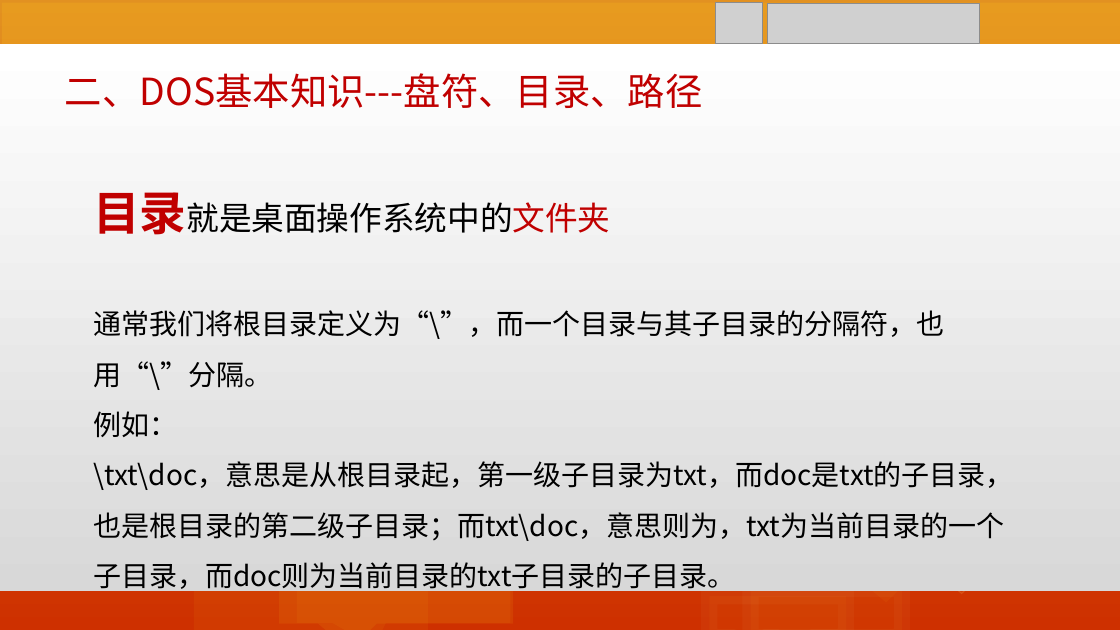
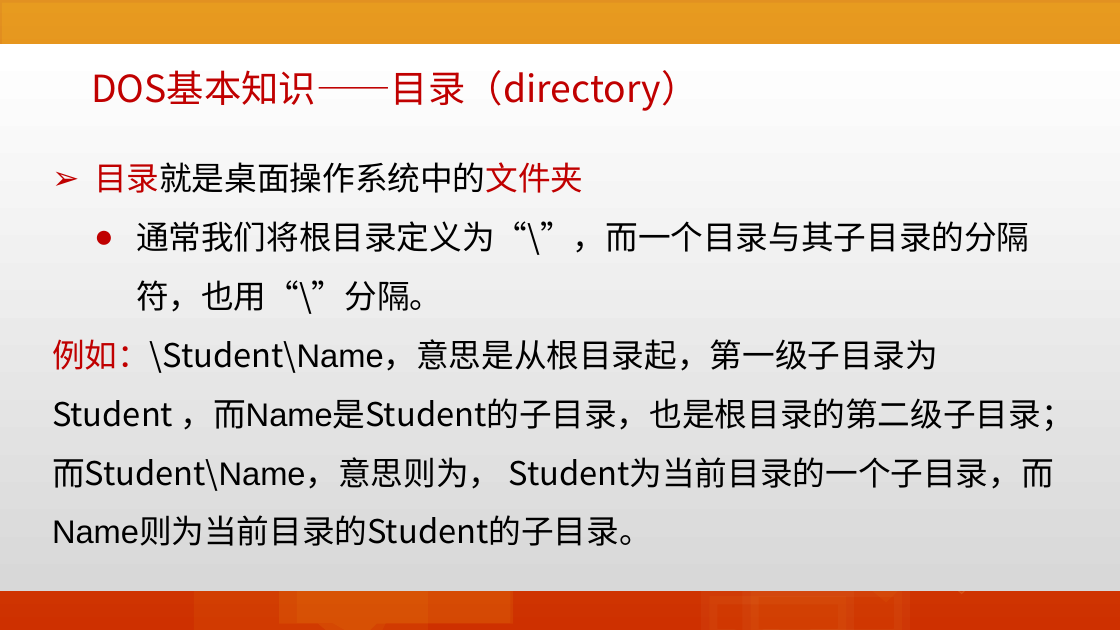
Before and after one commit to edu2act/course-informationliteracy, a slide deck: slide 10 of materials/slides/05-DOS.pptx (slide 12 before the commit). Drawn at 1120x630 pixels with LibreOffice and Linux fonts; fonts in the diff are those of the drawing; grey boxes stand for pictures. Boxes give left, top, right and bottom in pixels: in the first picture for what was removed or moved away, otherwise in the second. Text is boxed around its words. In the diff, an @@ line names an element or a change of style, - is before the commit and + after.

```diff
--- a/materials/slides/05-DOS.pptx
+++ b/materials/slides/05-DOS.pptx
@@ picture removed at <box>716,3,763,44</box> @@
@@ picture removed at <box>767,3,980,44</box> @@
@@ text at <box>91,70,699,111</box>: text changed @@
-二、DOS基本知识---盘符、目录、路径
+DOS基本知识——目录（directory）
@@ text "目录就是桌面操作系统中的文件夹": place and size @@
-text "目录就是桌面操作系统中的文件夹" at <box>93,192,1014,594</box>
+text "目录就是桌面操作系统中的文件夹" at <box>52,162,1073,546</box>
@@ text at <box>94,162,1030,314</box>: size 40 to 28 pt, bold off in "目录就是桌面操作系统中的文件夹"; size 24 to 28 pt in "通常我们将根目录定义为“\”，而一个目录与其子目录的分隔符，也用“\”分隔。"; bullet none to ➢; bullet none to ●; list level 1 to 2 in "通常我们将根目录定义为“\”，而一个目录与其子目录的分隔符，也用“\”分隔。" @@
@@ text at <box>52,339,1073,546</box>: text changed; size 24 to 28 pt @@
-例如：
-\txt\doc，意思是从根目录起，第一级子目录为txt，而doc是txt的子目录，也是根目录的第二级子目录；而txt\doc，意思则为，txt为当前目录的一个子目录，而doc则为当前目录的txt子目录的子目录。
+例如：\Student\Name，意思是从根目录起，第一级子目录为Student ，而Name是Student的子目录，也是根目录的第二级子目录；而Student\Name，意思则为， Student为当前目录的一个子目录，而Name则为当前目录的Student的子目录。
```
Also in this commit, not shown: 35 other slides changed, 12 slides removed, 40 other files.
